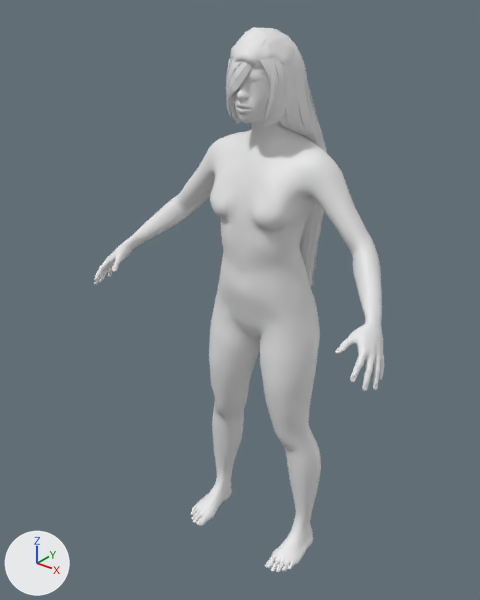
The glTF model layout/assets/bodies/adult_f.glb as it was, and as the next commit left it.
Camera for both pictures: a 50 mm lens placed at (1.083, -1.507, 1.769), pointed at (-0.047, -0.095, 0.893). Every picture has the same lights, and +X, +Y and +Z are marked at lower left. The first picture is the older version. Vertices at exactly the same position are counted once.

Script lines for the objects in view, before the commit:
```python
me_base = bpy.data.meshes.new('base')
me_base.from_pydata(...)  # 12718 vertices, 25432 faces; spans x -0.5..0.5, y -0.31..0.09, z 0.0..1.64
me_bob02 = bpy.data.meshes.new('bob02')
me_bob02.from_pydata(...)  # 1582 vertices, 2248 faces; spans x -0.093..0.094, y -0.159..0.06, z 1.419..1.648
me_short02 = bpy.data.meshes.new('short02')
me_short02.from_pydata(...)  # 1755 vertices, 3344 faces; spans x -0.09..0.084, y -0.153..0.046, z 1.452..1.655
ob_body = bpy.data.objects.new('body', me_base)
ob_body.location = (0.0, 0.0, 0.0)
ob_hair_bob = bpy.data.objects.new('hair_bob', me_bob02)
ob_hair_bob.location = (0.0, 0.0, 0.0)
ob_hair_bun = bpy.data.objects.new('hair_bun', me_short02)
ob_hair_bun.location = (0.0, 0.0, 0.0)
# also in view: 'hair_long' at (0.0, -0.021, 1.284)
```
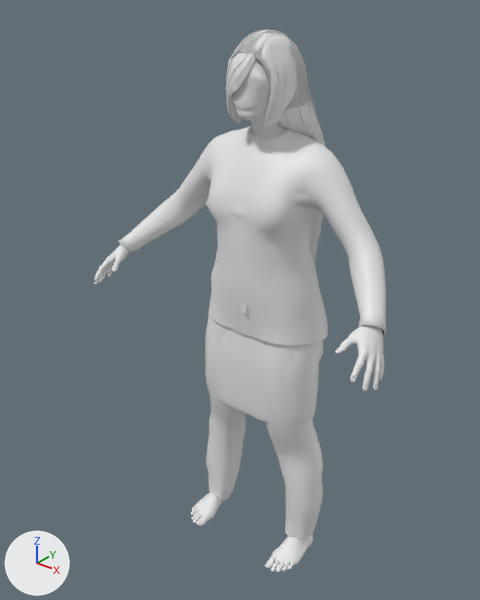
Boxes (x1, y1, x2, y2) around the edits, measured in the pictures (480 x 600 px):
'garment_long', added
    after: (118, 125, 386, 539)
'garment_skirt', added
    after: (205, 302, 319, 426)
'hair_bun', reshaped (not visible afterwards)
    before: (230, 27, 298, 74)
'garment_short', added (mostly hidden)
    after: (206, 128, 318, 458)
'body', unchanged, covered by the edit
    before: (94, 71, 384, 573)
    after: (94, 61, 384, 573)

What changed in the scene script:
```text
Change me_short02:
    used by ob_hair_bun; location = (0.0, 0.0, 0.0)
    remove me_short02.from_pydata(...)  # 1755 vertices, 3344 faces; spans x -0.09..0.084, y -0.153..0.046, z 1.452..1.655
    add me_short02.from_pydata(...)  # 980 vertices, 1204 faces; spans x -0.107..0.107, y -0.137..0.065, z 1.459..1.649
    me_short02 part 1: 1753 vertices removed from x -0.09..0.084, y -0.153..0.046, z 1.452..1.655; 978 vertices added at x -0.107..0.107, y -0.137..0.065, z 1.459..1.649
Add me_female_elegantsuit01:
    me_female_elegantsuit01.from_pydata(...)  # 347 vertices, 584 faces; spans x -0.203..0.203, y -0.16..0.097, z 0.532..0.927
Add me_female_casualsuit01:
    me_female_casualsuit01.from_pydata(...)  # 2197 vertices, 4236 faces; spans x -0.277..0.273, y -0.164..0.095, z 0.083..1.396
Add me_male_casualsuit02:
    me_male_casualsuit02.from_pydata(...)  # 2136 vertices, 4120 faces; spans x -0.469..0.469, y -0.213..0.113, z 0.051..1.417
Add ob_garment_skirt:
    ob_garment_skirt = bpy.data.objects.new('garment_skirt', me_female_elegantsuit01)
    ob_garment_skirt.location = (0.0, 0.0, 0.0)
Add ob_garment_short:
    ob_garment_short = bpy.data.objects.new('garment_short', me_female_casualsuit01)
    ob_garment_short.location = (0.0, 0.0, 0.0)
Add ob_garment_long:
    ob_garment_long = bpy.data.objects.new('garment_long', me_male_casualsuit02)
    ob_garment_long.location = (0.0, 0.0, 0.0)
```
